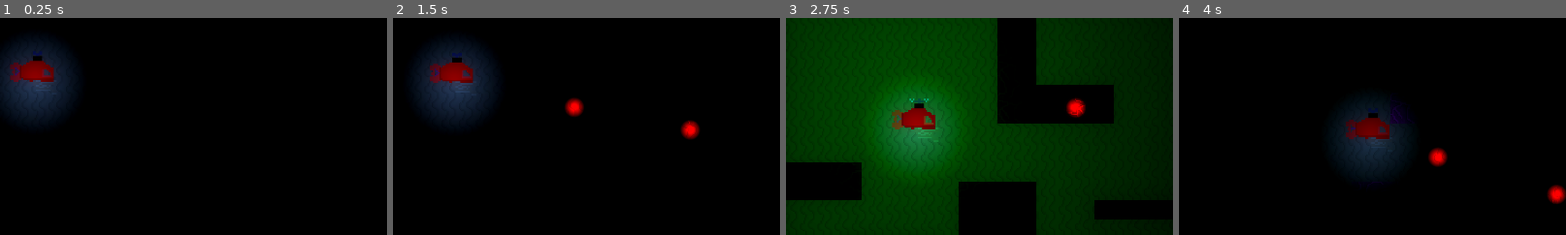
Above: before the commit, frames 1-4 (left to right).
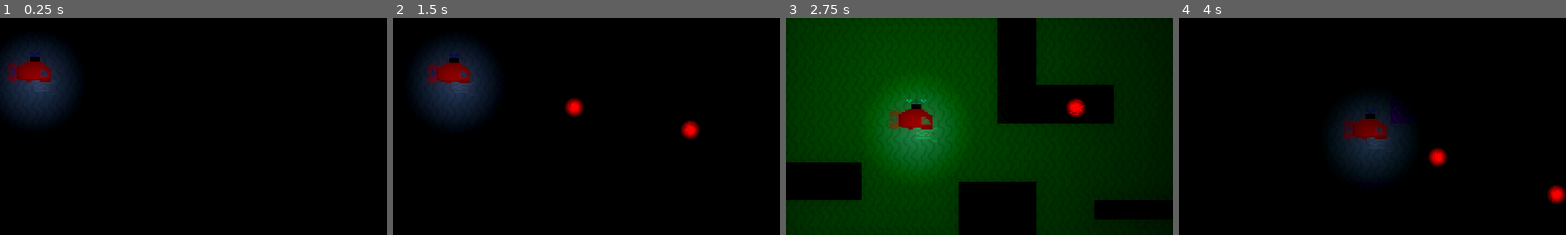
Above: after the commit, the same moments.

Repository: LitheFulminare/subechoXP3
Game: Godot game, scene res://Scenes/Layouts/Main 1.tscn
Same seed, same stepped clock (60 frames per second), same inputs: the game is played once before the commit and once after it.
Inputs (mouse positions are % of the whole screen's width and height, from its top left):
- Up to frame 1 (0.25 s): no input
- Up to frame 2 (1.5 s): tap Enter at 0.5 s; move the mouse to (72, 45) at 0.52 s; press the mouse at (72, 45) at 0.53 s; hold D (Right) 0.53-1.28 s; move the mouse to (30, 55) at 1.27 s; release the mouse at (30, 55) at 1.28 s; hold S (Down) from 1.28 s (still down); click (30, 55) at 1.35 s
- Up to frame 3 (2.75 s): move the mouse to (60, 28) at 2.02 s; release S (Down) at 2.03 s; hold D (Right) from 2.03 s (still down); hold F (Sonar) from 2.03 s (still down); click (60, 28) at 2.3 s
- Up to frame 4 (4 s): move the mouse to (45, 70) at 2.77 s; release D (Right) at 2.78 s; release F (Sonar) at 2.78 s; hold W (Up) 2.78-3.53 s; click (45, 70) at 2.85 s; move the mouse to (80, 65) at 3.52 s; press the mouse at (80, 65) at 3.53 s; hold A (Left) from 3.53 s (still down)
The pictures show only the part of the screen within x 5-55%, y 11-61%; the shares and areas given below are measured in that part.

The runs differ from the first frame. In frame 1, 0.4% of the frame differs, in the area x 2-15%, y 15-30%; in frame 2, 0.4%; in frame 3, 0.5%, in the area x 26-40%, y 37-58%; in frame 4, 0.3%.

Commit message:
Update player.tscn

Diff:
--- a/Scenes/Player_e_misc/Player/player.tscn
+++ b/Scenes/Player_e_misc/Player/player.tscn
@@ -1,12 +1,12 @@
-[gd_scene load_steps=18 format=3 uid="uid://e4g3db01cv23"]
+[gd_scene load_steps=17 format=3 uid="uid://e4g3db01cv23"]
 
 [ext_resource type="Script" path="res://Scenes/Player_e_misc/Player/CharacterBody2D.gd" id="1_k0pig"]
 [ext_resource type="Texture2D" uid="uid://fcjwgbvtu06l" path="res://sprites/player/Casco/Casco1.png" id="2_r5lx4"]
-[ext_resource type="Texture2D" uid="uid://cocbp3s5ii87t" path="res://sprites/player/Arma/arma1.png" id="3_a035m"]
 [ext_resource type="Texture2D" uid="uid://bcu5ky7sxtmn3" path="res://sprites/player/Motor/turbina1.png" id="4_ynpd3"]
 [ext_resource type="Texture2D" uid="uid://bfsh27fh56qh7" path="res://sprites/player/Motor/turbina1_2.png" id="5_f1d4h"]
 [ext_resource type="Texture2D" uid="uid://vjb3rydk6640" path="res://sprites/player/Sonar/sonar1.png" id="6_22ess"]
 [ext_resource type="Texture2D" uid="uid://cvae20cgax3sk" path="res://sprites/player/Sonar/sonar1_2.png" id="7_3ljv3"]
+[ext_resource type="PackedScene" uid="uid://drvd8bhk4plho" path="res://Scenes/Player_e_misc/Player/Arma 1/Arma 1.tscn" id="7_dot8c"]
 
 [sub_resource type="SpriteFrames" id="SpriteFrames_1eeoj"]
 animations = [{
@@ -24,17 +24,6 @@
 }],
 "loop": true,
 "name": &"casco 1",
-"speed": 5.0
-}]
-
-[sub_resource type="SpriteFrames" id="SpriteFrames_mb5m8"]
-animations = [{
-"frames": [{
-"duration": 1.0,
-"texture": ExtResource("3_a035m")
-}],
-"loop": true,
-"name": &"arma 1",
 "speed": 5.0
 }]
 
@@ -98,7 +87,7 @@
 script = ExtResource("1_k0pig")
 
 [node name="Sprite" type="AnimatedSprite2D" parent="."]
-position = Vector2(-2.86102e-06, 1.14441e-05)
+position = Vector2(-7, 1.00001)
 scale = Vector2(4, 4)
 sprite_frames = SubResource("SpriteFrames_1eeoj")
 animation = &"Casco Base"
@@ -107,11 +96,6 @@
 [node name="Casco" type="AnimatedSprite2D" parent="Sprite"]
 sprite_frames = SubResource("SpriteFrames_a0lt3")
 animation = &"casco 1"
-
-[node name="Arma" type="AnimatedSprite2D" parent="Sprite"]
-position = Vector2(-0.999982, -3.97364e-06)
-sprite_frames = SubResource("SpriteFrames_mb5m8")
-animation = &"arma 1"
 
 [node name="Turbina" type="AnimatedSprite2D" parent="Sprite"]
 position = Vector2(0, 1.01725e-05)
@@ -126,6 +110,8 @@
 animation = &"Sonar 1"
 frame_progress = 0.382877
 metadata/_edit_lock_ = true
+
+[node name="Arma1" parent="Sprite" instance=ExtResource("7_dot8c")]
 
 [node name="CollisionPolygon2D" type="CollisionPolygon2D" parent="."]
 visible = false
